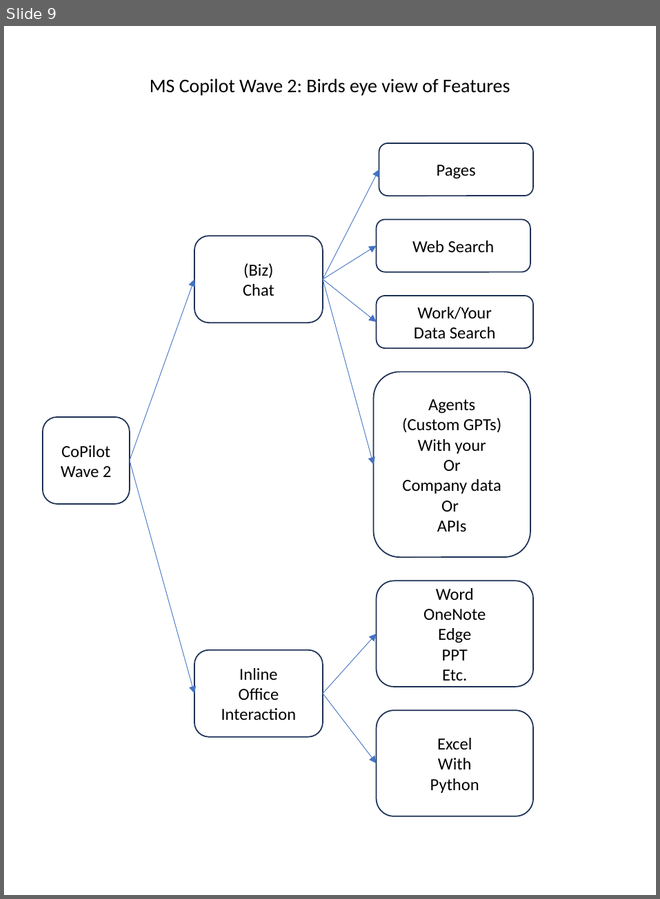
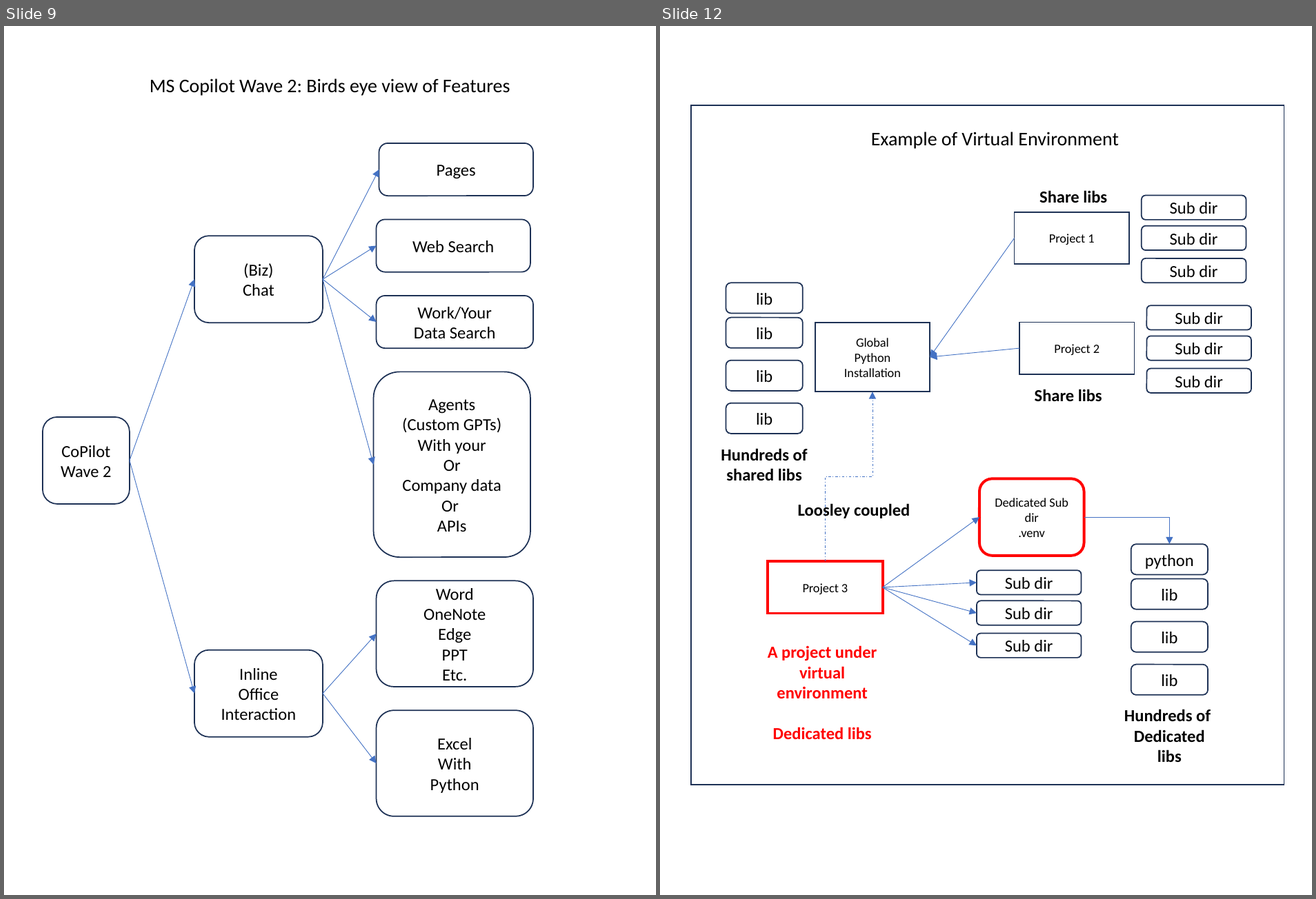
Before and after one commit to SatyaKomatineni/articles-repo, a slide deck: general-tech-figures.pptx. Shown side by side, each under a label of ours: slide 9 before the commit, slides 9 and 12 after it; the slides between them are not shown. The pictures are 660x899 and 1316x899 pixels, drawn with LibreOffice and Linux fonts; fonts in the diff are those of the drawing. Boxes give left, top, right and bottom in pixels: in the first picture for what was removed or moved away, otherwise in the second. Text is boxed around its words. In the diff, an @@ line names an element or a change of style, - is before the commit and + after.

```diff
--- a/general-tech-figures.pptx
+++ b/general-tech-figures.pptx
@@ slide 12 added at (660,26,1312,895), background #FFFFFF @@
@@ group added at (691,105,1284,785): 18 rounded rectangles, 7 texts, 6 arrows, 5 rectangles, 2 elbow arrows @@
+Global
+Python
+Installation
+lib
+lib
+lib
+lib
+Project 1
+Sub dir
+Sub dir
+Sub dir
+Project 2
+Sub dir
+Sub dir
+Sub dir
+Project 3
+Sub dir
+Sub dir
+Sub dir
+Hundreds of shared libs
+Share libs
+Share libs
+Example of Virtual Environment
+python
+lib
+lib
+lib
+Hundreds of
+Dedicated
+libs
+Dedicated Sub dir
+.venv
+A project under virtual environment
+Dedicated libs
+Loosley coupled
```
Also in this commit, not shown: 2 other slides added, 10 other files.
